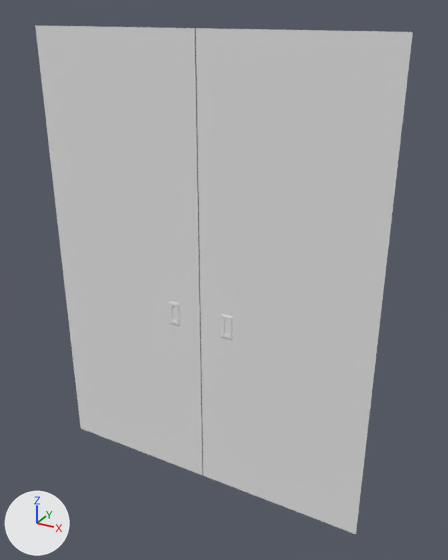
The Blender file metro.blend as it was, and as the next commit left it.
Before and after are seen from a camera (50 mm lens) standing at (7.85, -11.39, 6.19) and looking at (0.62, 1.77, -0.39). Every picture has the same lights, and +X, +Y and +Z are marked at lower left.
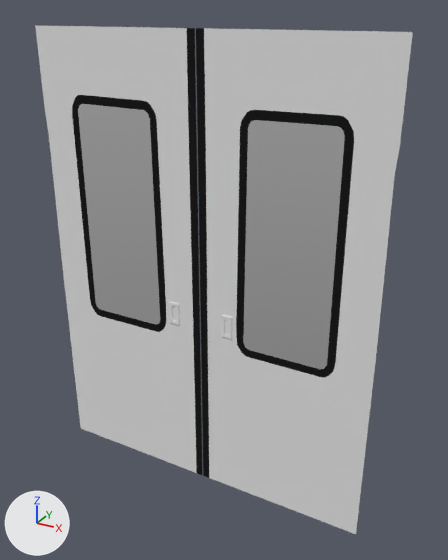
Where the change shows, as pixel boxes (x1, y1, x2, y2) in the pictures (448 x 560 px):
part 1 of me_plane_001, built on
    both: (35, 25, 413, 534)
part 2 of me_plane_001, recoloured
    both: (83, 104, 337, 369)
part 3 of me_plane_001, recoloured (white to black)
    both: (82, 28, 338, 478)

The change, as a diff of the scene's bpy script:
```diff
--- a/metro.blend.py
+++ b/metro.blend.py
@@ mat_borracha @@
+mat_borracha = diffuse_material('borracha')
+mat_borracha.base_color = (0.0134, 0.0134, 0.0134)  # black #1f1f1f
@@ mat_vidro @@
+mat_vidro = bpy.data.materials.new('vidro')
+mat_vidro.use_nodes = True; mat_vidro.node_tree.nodes.clear()
+_N = mat_vidro.node_tree.nodes; _L = mat_vidro.node_tree.links
+n0 = _N.new('ShaderNodeOutputMaterial'); n0.name = 'Material Output'
+n1 = _N.new('ShaderNodeBsdfGlass'); n1.name = 'Glass BSDF'
+n1.distribution = 'BECKMANN'
+n1.inputs[2].default_value = 1.45  # 'IOR'
+_L.new(n1.outputs[0], n0.inputs[0])  # 'BSDF' to 'Surface'
@@ me_plane_001 @@
 # used by ob_plane_001; location = (0.09, 1.41, -0.66); rotation_euler = (1.571, 0.0, 0.0), in degrees (90, 0, 0)
-me_plane_001.from_pydata(...)  # 170 vertices, 151 faces, 1 loose edge; spans x 0.01..4.8, y -6.2..6.42, z 0.0..0.02
+me_plane_001.from_pydata(...)  # 206 vertices, 181 faces, 1 loose edge; spans x 0.01..4.8, y -6.2..6.42, z 0.0..0.02
+# me_plane_001 part 1
+# 7 vertices are removed from x 1.31..3.65, y -1.49..6.42, z 0.0
+# 19 faces are deleted
+# 9 vertices in x 0.01..4.8, y 4.13, z 0.0 move by (0.0, 0.14, 0.0)
+# 8 vertices in x 0.01..1.14, y 3.9, z 0.0 move by (0.0, -0.23, 0.0)
+# 3 vertices in x 3.86, y -6.2..6.42, z 0.0 move by (-0.02, 0.0, 0.0)
+# 13 vertices move from x 1.1..4.8, y -1.26..6.42, z 0.0 to x 1.1..4.8, y -1.11..6.42, z 0.0
+# 43 vertices are added at x 1.13..3.81, y -6.2..6.42, z 0.0
+# 24 new faces join them, mat_borracha (black #1f1f1f)
+# 19 new faces join them, mat_material_001 (white #e7e7e7)
+# 6 new faces join them, mat_vidro
+# me_plane_001 part 2: 1 face spanning x 1.48..3.46, y -1.4..4.56, z 0.0 switches from mat_material_001 (white #e7e7e7) to mat_vidro
+# me_plane_001 part 3: 7 faces spanning x 0.01..3.46, y -6.2..6.42, z 0.0 switch from mat_material_001 (white #e7e7e7) to mat_borracha (black #1f1f1f)
+me_plane_001.materials.append(mat_vidro)
```
